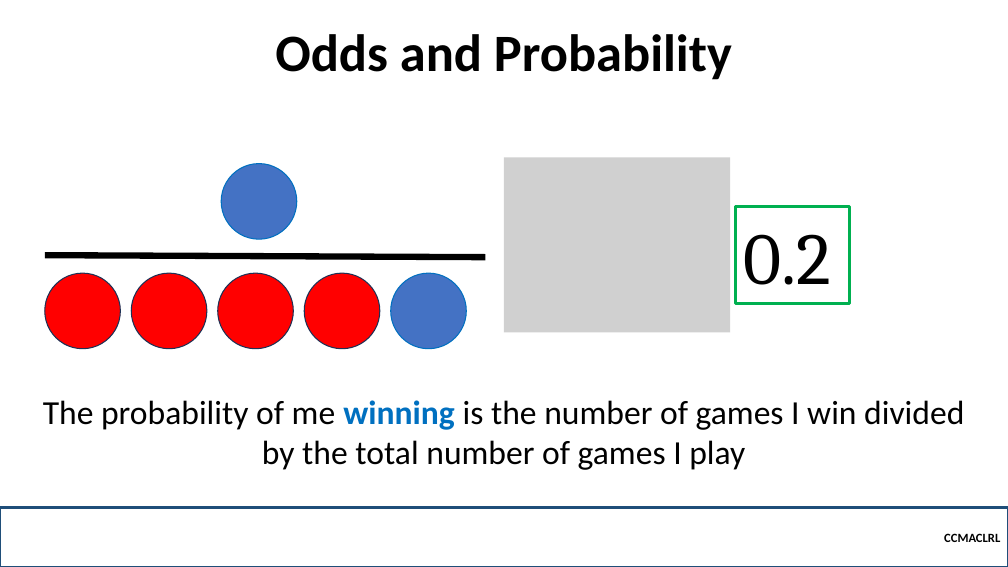
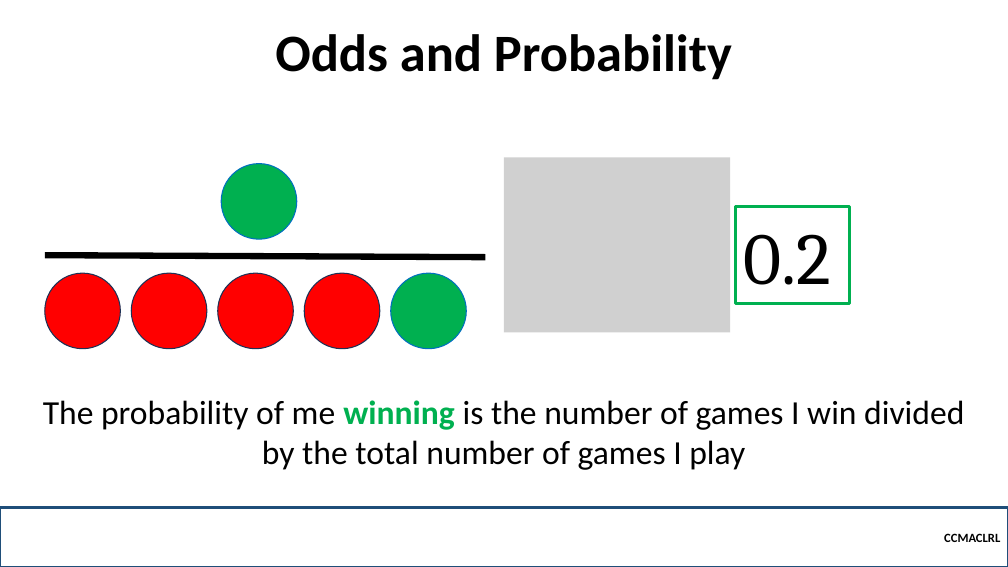
Before and after one commit to OG-CZ/CCMACLRL-EXERCISES-COM231, a slide deck: slide 28 of _LECTURES/5 - Logistic Regression/Odds and Probability.pptx. Drawn at 1008x567 pixels with LibreOffice and Linux fonts; fonts in the diff are those of the drawing; grey boxes stand for pictures; background and template pictures are left out. Boxes give left, top, right and bottom in pixels: in the first picture for what was removed or moved away, otherwise in the second. Text is boxed around its words. In the diff, an @@ line names an element or a change of style, - is before the commit and + after.

```diff
--- a/_LECTURES/5 - Logistic Regression/Odds and Probability.pptx
+++ b/_LECTURES/5 - Logistic Regression/Odds and Probability.pptx
@@ ellipse at bbox=[222, 163, 297, 239]: fill #4472C4 to #00B050 @@
@@ ellipse at bbox=[391, 273, 467, 349]: fill #4472C4 to #00B050 @@
@@ text "The probability of me winning ..." at bbox=[43, 400, 964, 470]: text colour #0070C0 to #00B050 in "winning" @@
```
Also in this commit, not shown: 31 other slides changed, 46 other files.
